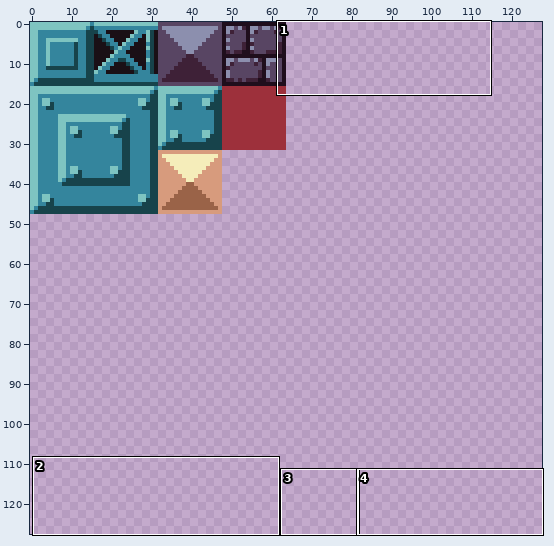
Pixel-art file -- assets/art/tileset/tileset.ase. Above, an overview of the earlier version with the close-up marked.
Close-up. First the earlier version:
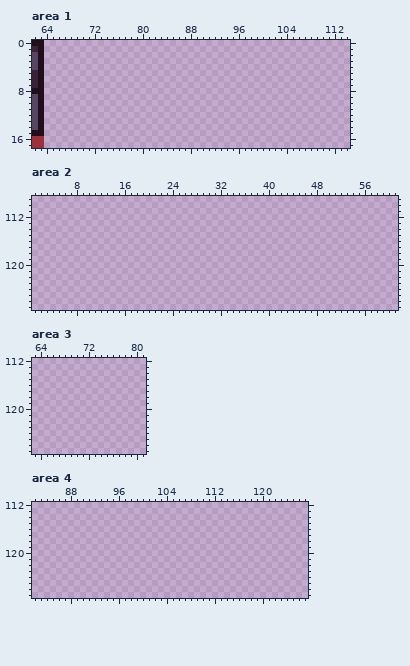
128x128 pixels, 1 frame. Shown: area 1: x 62..114, y 0..17; area 2: x 1..61, y 109..127; area 3: x 63..81, y 112..127; area 4: x 82..127, y 112..127.
And afterwards:
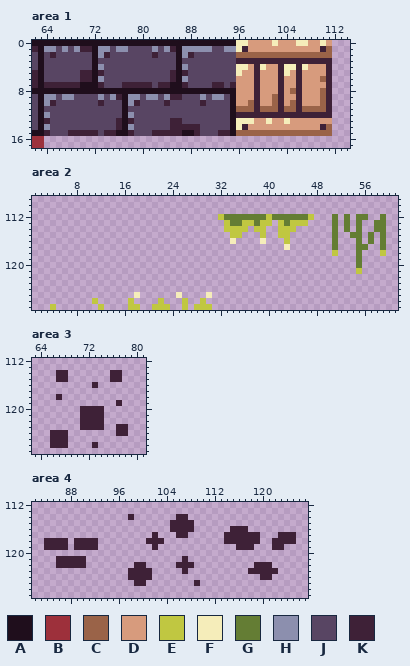
Palette (. is transparent): A #1f0e1c  B #9d303b  C #9a6348  D #d79b7d  E #c0c741  F #f5edba  G #647d34  H #8c8fae  J #584563  K #3e2137
Changes in this commit:
Changed rows in their new state; - is an unchanged pixel.
Area 1:
first column x 64:
 0 AAAAAAAAAAAAAAAAAAAAAAAAAAAAAAAAFFDDDDFDDDFFDDFD
 1 HHJHJHKKAHHJHHJJJJHJHKAHHHHHJJHHFKDDDDDDDDDDDDKC
 2 JKJJJJJJAHKJJJJJJJKJJJAHKJJJJJJJCCCCCCCCCCCCCCCC
 3 JJJJJJJJAJJJJJJJJJJJJJAJJJJJJJJJKKKKKKKKKKKKKKKK
 4 JJJJJJJJAHJJJJJJJJJJJJAHJJJJJJJJFFDKFDDKFFKFDDDK
 5 JJJJJJKKAKJJJJJJJJJJJKAKJJJJJJJJFDDKDDDKFDKDDDDK
 6 JJJJJJKKAHJJJJJJJJJJJKAHJJJJJJJJDDDKDDDKDDKDDDCK
 7 KKKKKKAAAKJJJKKKKKJKKAAKJJJJKKJKDDDKDDDKDDKDDDDK
 8 AAAAAAAAAAAAAAAAAAAAAAAAAAAAAAAADDDKDDDKDCKDDDCK
 9 HHJHHJJJJHJHKAHHJHHJHKKJJJHJHHJADDDKDDCKDDKDDDCK
10 HKJJJJJJJKJJJAHKJJJJKJJJJJKJJJJADDCKDDCKDCKDDDCK
11 JJJJJJJJJJJJJAJJJJJJJJJJJJJJJJJACCCKCCCKCCKCCCCK
12 HJJJJJJJJJJJJAHJJJJJJJJJJJJJJJJAKKKKKKKKKKKKKKKK
13 KJJJJJJJJJJJKAKJJJJJJKKJJJJJJJJAFFFDDFDDFDDDDDDD
14 HJJJJJJJJJJJKAHJJJJJJKKKKKJJJJJAFKDDDDDDDDDDDDKC
15 KJJJKKKKKJKKAAKJJJKKKKKAAKJJJKKACCCCCCCCCCCCCCCC
Area 2:
first column x 32:
112 EGGGGGGGEGGGGGGE---G-G-GG--G
113 -EGGEEGEE-EGEEE----G-G-G--GG
114 -EEEE-EE--EEE------G-G-G--GG
115 --EE---E--EE-------G--GG-G-G
116 --F----F---E-------G---G-G-G
117 -----------F-------G---GG--G
118 -------------------E---G---E
119 -----------------------G----
120 -----------------------G----
121 -----------------------E----
first column x 4:
125 --------------F------F----F
126 -------E-----E----E---E--E-
127 E-------E----EE--EEE--E-EEE
Area 3:
first column x 66:
114 -KK-------KK-
115 -KK-------KK-
116 -------K-----
118 -K-----------
119 -----------K-
120 -----KKKK----
121 -----KKKK----
122 -----KKKK----
123 -----KKKK--KK
124 KKK--------KK
125 KKK----------
126 KKK----K-----
Area 4:
first column x 84:
114 --------------K-------KK------------------
115 ---------------------KKKK-----------------
116 ---------------------KKKK------KKK--------
117 ------------------K---KK------KKKKKK---KKK
118 KKKK-KKKK--------KKK----------KKKKKK--KKKK
119 KKKK-KKKK---------K-------------KKK---KK--
121 --KKKKK----------------K------------------
122 --KKKKK--------KK-----KKK----------KKK----
123 --------------KKKK-----K----------KKKKK---
124 --------------KKKK------------------KK----
125 ---------------KK--------K----------------
